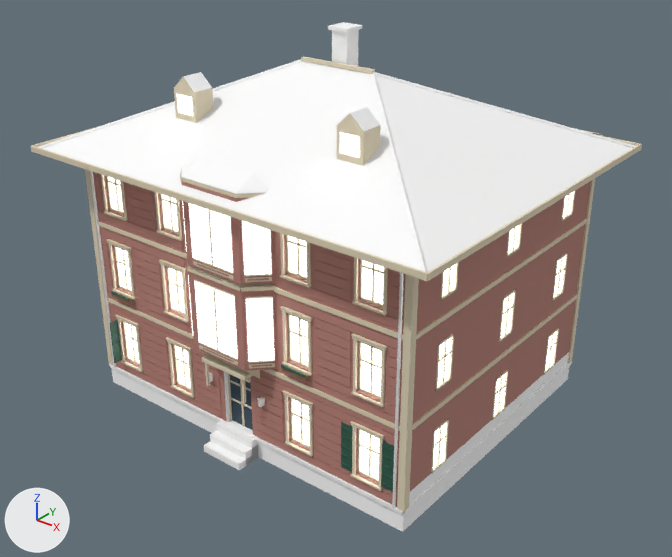
What one commit did to the glTF model game/assets/world/kits/istanbul/bld_yali_c.glb.
Rendered twice from a camera (50 mm lens) standing at (21.6, -21.0, 21.8) and looking at (0.6, 5.2, 5.6). The axes (+X, +Y, +Z) are drawn at lower left. The lights are the same throughout. The first picture is the older version. Objects named as collision shapes, trigger or cutter boxes, shadow casters or lower levels of detail are left out. Where no turn or scale is listed for an object, it has been applied to the vertices. Vertices at exactly the same position are counted once.

In view in the first picture: 'LOD0'.
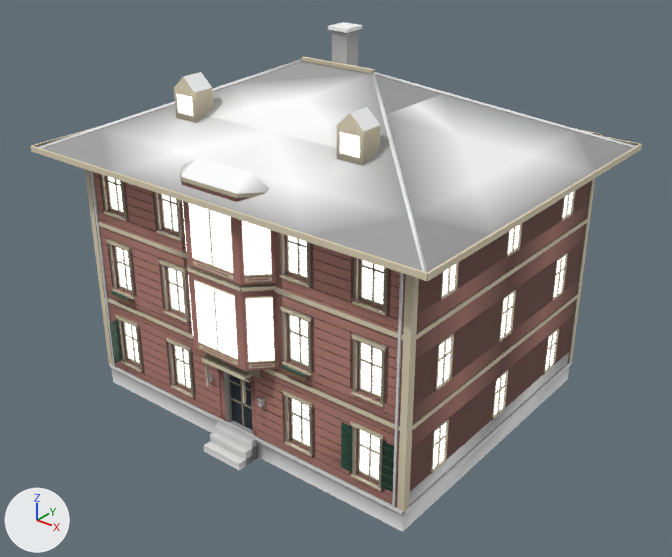
What changed in the scene script:
```text
Change mat_m_brick_red:
    where n0 = _N.new('ShaderNodeBsdfPrincipled'); n0.name = 'Principled BSDF'
    remove n0.inputs[0].default_value = (1.0, 1.0, 1.0, 1.0)  # 'Base Color', white #ffffff
    add n2 = _N.new('ShaderNodeVertexColor'); n2.name = 'Color Attribute'
    add _L.new(n2.outputs[0], n0.inputs[0])  # 'Color' to 'Base Color'
Change mat_m_concrete_smooth:
    where n0 = _N.new('ShaderNodeBsdfPrincipled'); n0.name = 'Principled BSDF'
    remove n0.inputs[0].default_value = (1.0, 1.0, 1.0, 1.0)  # 'Base Color', white #ffffff
    add n2 = _N.new('ShaderNodeVertexColor'); n2.name = 'Color Attribute'
    add _L.new(n2.outputs[0], n0.inputs[0])  # 'Color' to 'Base Color'
Change mat_m_concrete_stained:
    where n0 = _N.new('ShaderNodeBsdfPrincipled'); n0.name = 'Principled BSDF'
    remove n0.inputs[0].default_value = (1.0, 1.0, 1.0, 1.0)  # 'Base Color', white #ffffff
    add n2 = _N.new('ShaderNodeVertexColor'); n2.name = 'Color Attribute'
    add _L.new(n2.outputs[0], n0.inputs[0])  # 'Color' to 'Base Color'
Change mat_m_metal_painted:
    where n0 = _N.new('ShaderNodeBsdfPrincipled'); n0.name = 'Principled BSDF'
    remove n0.inputs[0].default_value = (1.0, 1.0, 1.0, 1.0)  # 'Base Color', white #ffffff
    add n2 = _N.new('ShaderNodeVertexColor'); n2.name = 'Color Attribute'
    add _L.new(n2.outputs[0], n0.inputs[0])  # 'Color' to 'Base Color'
Change mat_m_paint_door_blue:
    where n0 = _N.new('ShaderNodeBsdfPrincipled'); n0.name = 'Principled BSDF'
    remove n0.inputs[0].default_value = (0.0343, 0.0666, 0.102, 1.0)  # 'Base Color', dark blue #34495a
    add n2 = _N.new('ShaderNodeMix'); n2.name = 'Mix'
    add n2.data_type = 'RGBA'
    add n2.blend_type = 'MULTIPLY'
    add n2.inputs[0].default_value = 1.0  # 'Factor'
    add n2.inputs[7].default_value = (0.0343, 0.0666, 0.102, 1.0)  # 'B', dark blue #34495a
    add n3 = _N.new('ShaderNodeVertexColor'); n3.name = 'Color Attribute'
    add _L.new(n2.outputs[2], n0.inputs[0])  # 'Result' to 'Base Color'
    add _L.new(n3.outputs[0], n2.inputs[6])  # 'Color' to 'A'
Change mat_m_paint_shutter_green:
    where n0 = _N.new('ShaderNodeBsdfPrincipled'); n0.name = 'Principled BSDF'
    remove n0.inputs[0].default_value = (0.0284, 0.105, 0.0685, 1.0)  # 'Base Color', dark green #2f5b4a
    add n2 = _N.new('ShaderNodeMix'); n2.name = 'Mix'
    add n2.data_type = 'RGBA'
    add n2.blend_type = 'MULTIPLY'
    add n2.inputs[0].default_value = 1.0  # 'Factor'
    add n2.inputs[7].default_value = (0.0284, 0.105, 0.0685, 1.0)  # 'B', dark green #2f5b4a
    add n3 = _N.new('ShaderNodeVertexColor'); n3.name = 'Color Attribute'
    add _L.new(n2.outputs[2], n0.inputs[0])  # 'Result' to 'Base Color'
    add _L.new(n3.outputs[0], n2.inputs[6])  # 'Color' to 'A'
Change mat_m_plaster_cream:
    where n0 = _N.new('ShaderNodeBsdfPrincipled'); n0.name = 'Principled BSDF'
    remove n0.inputs[0].default_value = (0.768, 0.68, 0.497, 1.0)  # 'Base Color', beige #e3d7bb
    add n2 = _N.new('ShaderNodeMix'); n2.name = 'Mix'
    add n2.data_type = 'RGBA'
    add n2.blend_type = 'MULTIPLY'
    add n2.inputs[0].default_value = 1.0  # 'Factor'
    add n2.inputs[7].default_value = (0.768, 0.68, 0.497, 1.0)  # 'B', beige #e3d7bb
    add n3 = _N.new('ShaderNodeVertexColor'); n3.name = 'Color Attribute'
    add _L.new(n2.outputs[2], n0.inputs[0])  # 'Result' to 'Base Color'
    add _L.new(n3.outputs[0], n2.inputs[6])  # 'Color' to 'A'
Change mat_m_plaster_rose:
    where n0 = _N.new('ShaderNodeBsdfPrincipled'); n0.name = 'Principled BSDF'
    remove n0.inputs[0].default_value = (0.479, 0.223, 0.184, 1.0)  # 'Base Color', pink #b88277
    add n2 = _N.new('ShaderNodeMix'); n2.name = 'Mix'
    add n2.data_type = 'RGBA'
    add n2.blend_type = 'MULTIPLY'
    add n2.inputs[0].default_value = 1.0  # 'Factor'
    add n2.inputs[7].default_value = (0.479, 0.223, 0.184, 1.0)  # 'B', pink #b88277
    add n3 = _N.new('ShaderNodeVertexColor'); n3.name = 'Color Attribute'
    add _L.new(n2.outputs[2], n0.inputs[0])  # 'Result' to 'Base Color'
    add _L.new(n3.outputs[0], n2.inputs[6])  # 'Color' to 'A'
Change mat_m_roof_tile:
    where n0 = _N.new('ShaderNodeBsdfPrincipled'); n0.name = 'Principled BSDF'
    remove n0.inputs[0].default_value = (1.0, 1.0, 1.0, 1.0)  # 'Base Color', white #ffffff
    add n2 = _N.new('ShaderNodeVertexColor'); n2.name = 'Color Attribute'
    add _L.new(n2.outputs[0], n0.inputs[0])  # 'Color' to 'Base Color'
Change mat_m_wood_yali_dark:
    where n0 = _N.new('ShaderNodeBsdfPrincipled'); n0.name = 'Principled BSDF'
    remove n0.inputs[0].default_value = (0.254, 0.144, 0.0762, 1.0)  # 'Base Color', brown #8a6a4e
    add n2 = _N.new('ShaderNodeMix'); n2.name = 'Mix'
    add n2.data_type = 'RGBA'
    add n2.blend_type = 'MULTIPLY'
    add n2.inputs[0].default_value = 1.0  # 'Factor'
    add n2.inputs[7].default_value = (0.254, 0.144, 0.0762, 1.0)  # 'B', brown #8a6a4e
    add n3 = _N.new('ShaderNodeVertexColor'); n3.name = 'Color Attribute'
    add _L.new(n2.outputs[2], n0.inputs[0])  # 'Result' to 'Base Color'
    add _L.new(n3.outputs[0], n2.inputs[6])  # 'Color' to 'A'
Change me_lod0_mesh:
    remove me_lod0_mesh.from_pydata(...)  # 4282 vertices, 6760 faces; spans x -9.1..9.1, y -1.4..13.5, z 0.0..15.2
    add me_lod0_mesh.from_pydata(...)  # 5464 vertices, 8579 faces; spans x -9.1..9.1, y -1.4..13.5, z 0.0..15.2
    me_lod0_mesh part 1: 8 vertices moved within x -5.8..5.8, y 12.6, z 1.5; 1182 vertices added at x -9.1..9.1, y -1.4..13.5, z 0.0..13.1
```

Changed parts and their boxes (x1, y1, x2, y2) in the pictures (672 x 557 px):
'LOD0', recoloured (darker): (32, 25, 641, 529) in both
part 1 of me_lod0_mesh, reshaped: after (31, 59, 642, 532)
